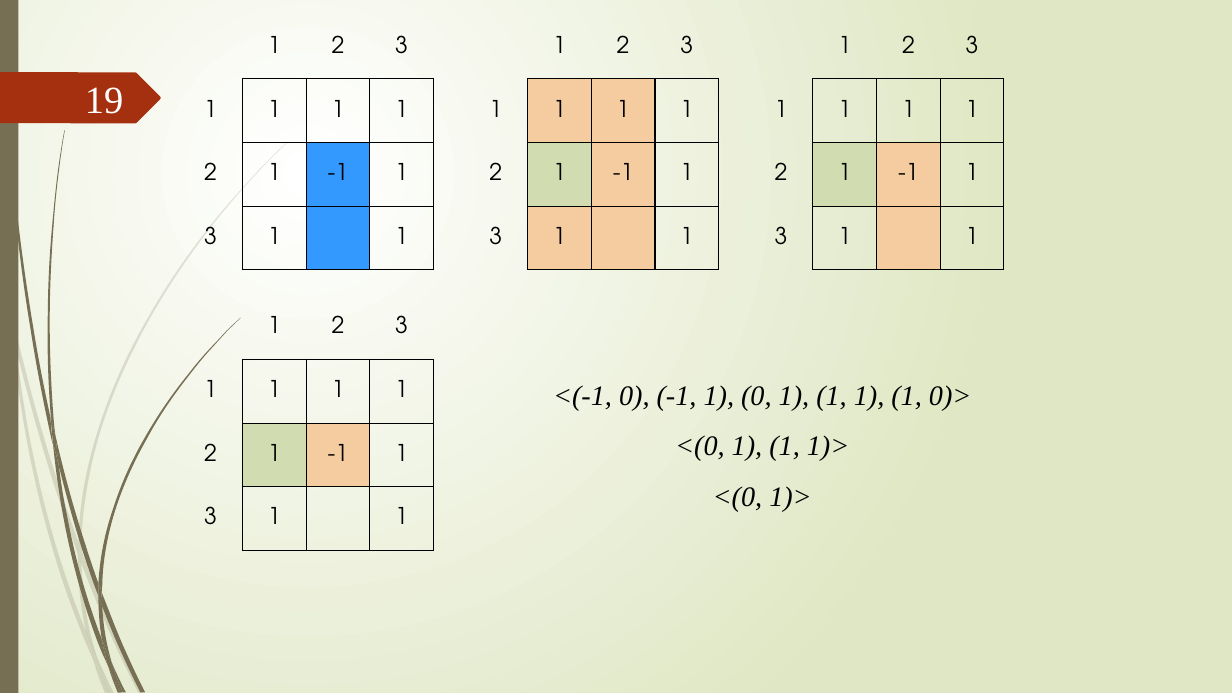
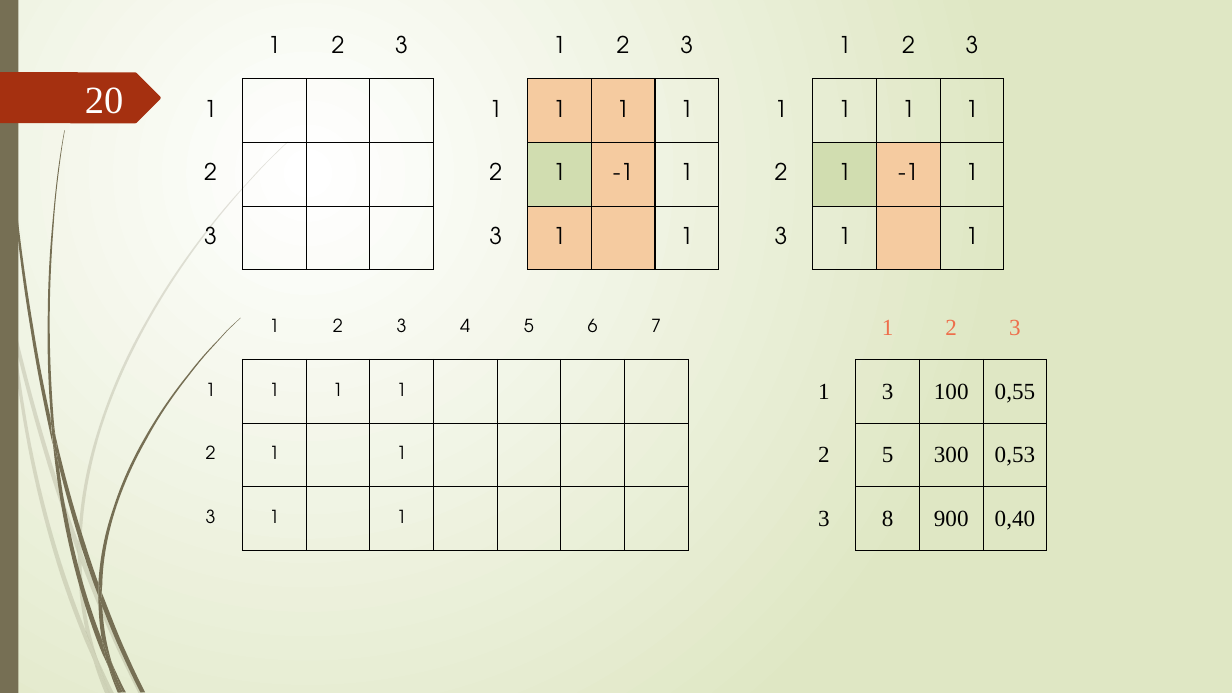
Before and after one commit to xex238/Diploma_2022, a slide deck: slide 20 of docs/Отчёты/ВКР/Новицкий_МПИ-20-4-2_ВКР_Презентация.pptx (slide 19 before the commit). Drawn at 1232x693 pixels with LibreOffice and Linux fonts; fonts in the diff are those of the drawing. Boxes give left, top, right and bottom in pixels: in the first picture for what was removed or moved away, otherwise in the second. Text is boxed around its words. In the diff, an @@ line names an element or a change of style, - is before the commit and + after.

```diff
--- a/docs/Отчёты/ВКР/Новицкий_МПИ-20-4-2_ВКР_Презентация.pptx
+++ b/docs/Отчёты/ВКР/Новицкий_МПИ-20-4-2_ВКР_Презентация.pptx
@@ table at bbox=[178, 15, 433, 270] @@
-row 2: 1 | 1 | 1 | 1
+row 2: 1 |  |  | 
-row 3: 2 | 1 | -1 | 1
+row 3: 2 |  |  | 
-row 4, column 2: 1
+row 4, column 2: 
-row 4, column 4: 1
+row 4, column 4: 
@@ page number at bbox=[85, 87, 123, 114]: text changed @@
-19
+20
@@ table at bbox=[178, 296, 689, 551] @@
-column 3, row 3: -1
+column 3, row 3: 
+column 5: 4 |  |  | 
+column 6: 5 |  |  | 
+column 7: 6 |  |  | 
+column 8: 7 |  |  | 
@@ table: place and size @@
-table at bbox=[178, 296, 433, 551]
+table at bbox=[178, 296, 689, 551]
@@ table added at bbox=[792, 296, 1047, 551], 4 rows, 4 columns @@
+ | 1 | 2 | 3
+1 | 3 | 100 | 0,55
+2 | 5 | 300 | 0,53
+3 | 8 | 900 | 0,40
@@ text removed at bbox=[553, 385, 971, 411] @@
-<(-1, 0), (-1, 1), (0, 1), (1, 1), (1, 0)>
@@ text removed at bbox=[675, 435, 850, 461] @@
-<(0, 1), (1, 1)>
@@ text removed at bbox=[713, 486, 811, 511] @@
-<(0, 1)>
```
Also in this commit, not shown: 1 other slide changed, 2 slides added, 1 slide removed, 6 other files.
